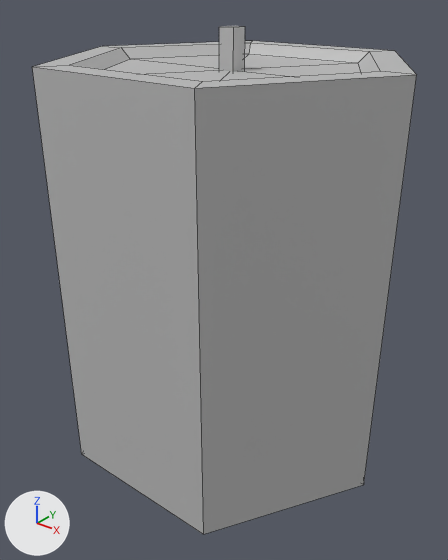
What one commit did to the FBX model Assets/Meshes/ModularKit/SetDressing/Candle_Small_Mesh.fbx.
One viewpoint serves both versions: a 50 mm camera at (0.271, -0.347, 0.348) aimed at (0.002, -0.011, 0.139). The axes (+X, +Y, +Z) are drawn at lower left. The lights are the same throughout. Mesh edges are drawn as thin lines. Where no turn or scale is listed for an object, it has been applied to the vertices.

Objects in the first picture: 'Candle_Small'.
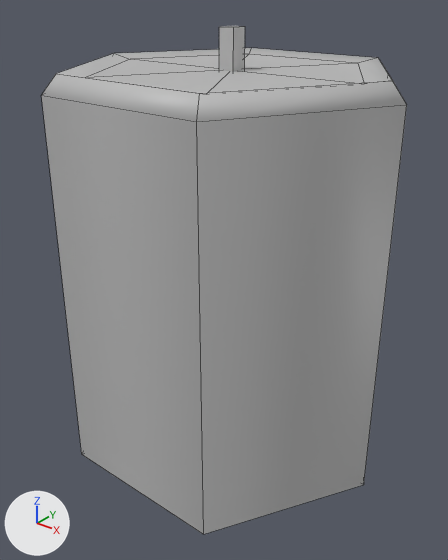
Changed parts and their boxes [x1, y1, x2, y2] in the pictures (448 x 560 px):
'Candle_Small', reshaped
    before: [32, 26, 417, 534]
    after: [42, 26, 407, 534]
part 1 of me_mesh, cut back
    before: [32, 41, 417, 534]
    after: [42, 48, 407, 534]

The change in detail:
me_mesh has 34 vertices, 36 faces and spans x -0.13..0.13, y -0.112..0.112, z 0.0..0.32.
me_mesh is used by ob_candle_small; location (0.0, 0.0, 0.0).
Verts and faces of me_mesh; kept vertices keep their numbers, new ones are numbered from 34.
Before the commit, vertices of me_mesh: 6 (0.065, 0.112, 0.3) at pixel (394, 50), 7 (-0.065, 0.112, 0.3) at pixel (252, 40), 8 (-0.13, 0.0, 0.3) at pixel (102, 46), 9 (-0.065, -0.112, 0.3) at pixel (32, 66), 10 (0.065, -0.112, 0.3) at pixel (194, 88).
Before the commit, vertices of me_mesh: 11 (0.13, 0.0, 0.3) at pixel (416, 74), 13 (0.054, 0.093, 0.3) at pixel (369, 51), 14 (-0.054, 0.093, 0.3) at pixel (250, 43), 15 (-0.108, 0.0, 0.3) at pixel (121, 47), 16 (-0.054, -0.093, 0.3) at pixel (69, 65).
Before the commit, vertices of me_mesh: 17 (0.054, -0.093, 0.3) at pixel (202, 81), 18 (0.108, 0.0, 0.3) at pixel (380, 71), 26 (-0.006, -0.006, 0.291), 27 (0.006, -0.006, 0.291), 32 (-0.006, 0.006, 0.291).
Before the commit, vertices of me_mesh: 33 (0.006, 0.006, 0.291).
Part 1, on me_mesh:
Faces deleted: (26, 32, 33, 27).
Vertex 6 moves to (0.063, 0.109, 0.283), pixel (388, 74).
Vertex 7 moves to (-0.063, 0.109, 0.283).
Vertex 8 moves to (-0.126, 0.0, 0.283).
Vertex 9 moves to (-0.063, -0.109, 0.283), pixel (41, 95).
Vertex 10 moves to (0.063, -0.109, 0.283), pixel (196, 121).
Vertex 11 moves to (0.126, 0.0, 0.283), pixel (406, 104).
Vertex 13 moves to (0.058, 0.101, 0.296), pixel (378, 57).
Vertex 14 moves to (-0.058, 0.101, 0.296), pixel (251, 47).
Vertex 15 moves to (-0.116, 0.0, 0.296), pixel (114, 53).
Vertex 16 moves to (-0.058, -0.101, 0.296), pixel (56, 73).
Vertex 17 moves to (0.058, -0.101, 0.296), pixel (199, 93).
Vertex 18 moves to (0.116, 0.0, 0.296), pixel (392, 80).
